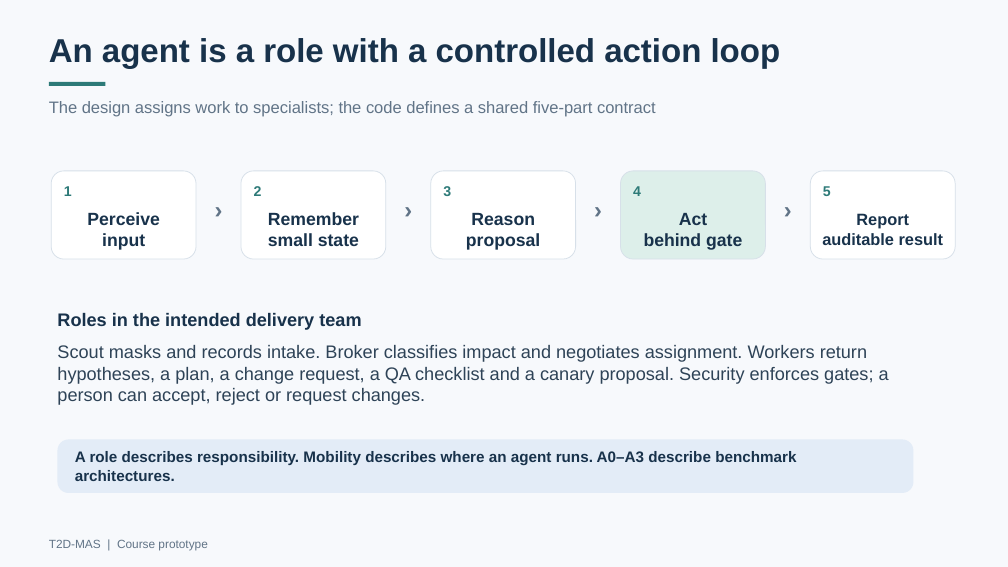
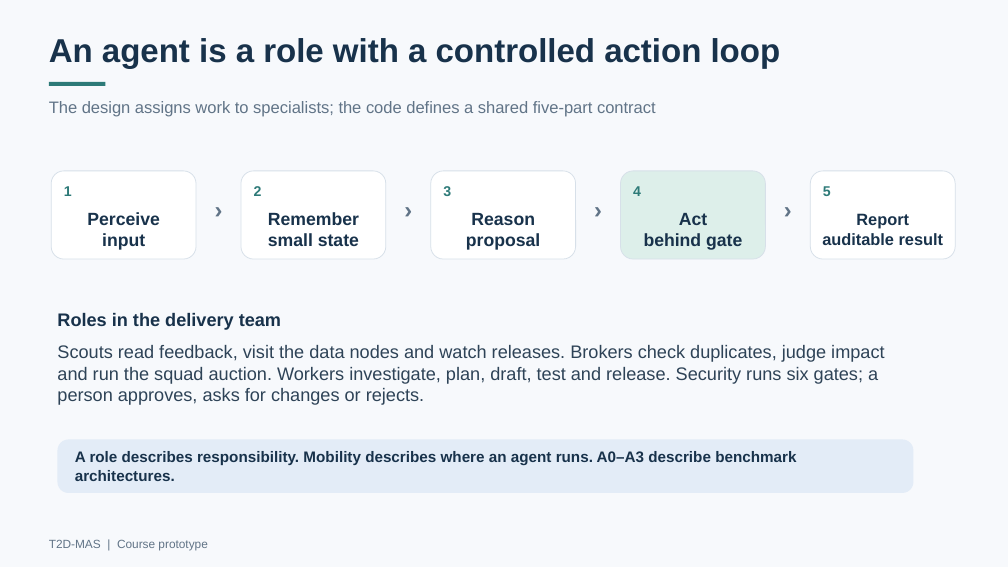
Before and after one commit to zidanarsyad/t2d-mas, a slide deck: slide 4 of deliverables/T2D-MAS-Program-Explainer-Updated.pptx. Drawn at 1008x567 pixels with LibreOffice and Linux fonts; fonts in the diff are those of the drawing. Boxes give left, top, right and bottom in pixels: in the first picture for what was removed or moved away, otherwise in the second. Text is boxed around its words. In the diff, an @@ line names an element or a change of style, - is before the commit and + after.

```diff
--- a/deliverables/T2D-MAS-Program-Explainer-Updated.pptx
+++ b/deliverables/T2D-MAS-Program-Explainer-Updated.pptx
@@ text at (57,313,281,330): text changed @@
-Roles in the intended delivery team
+Roles in the delivery team
@@ text at (57,345,884,405): text changed @@
-Scout masks and records intake. Broker classifies impact and negotiates assignment. Workers return hypotheses, a plan, a change request, a QA checklist and a canary proposal. Security enforces gates; a person can accept, reject or request changes.
+Scouts read feedback, visit the data nodes and watch releases. Brokers check duplicates, judge impact and run the squad auction. Workers investigate, plan, draft, test and release. Security runs six gates; a person approves, asks for changes or rejects.
```
Also in this commit, not shown: 9 other slides changed, 12 other files.
